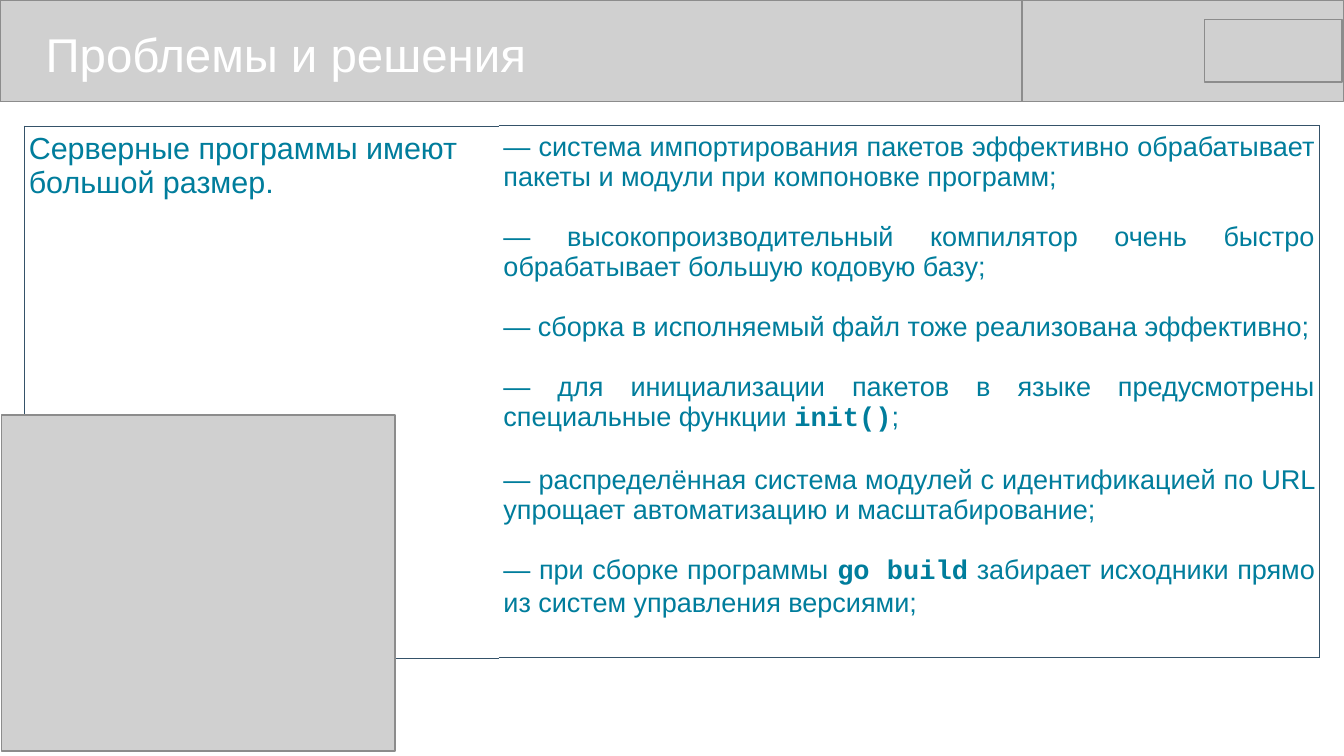
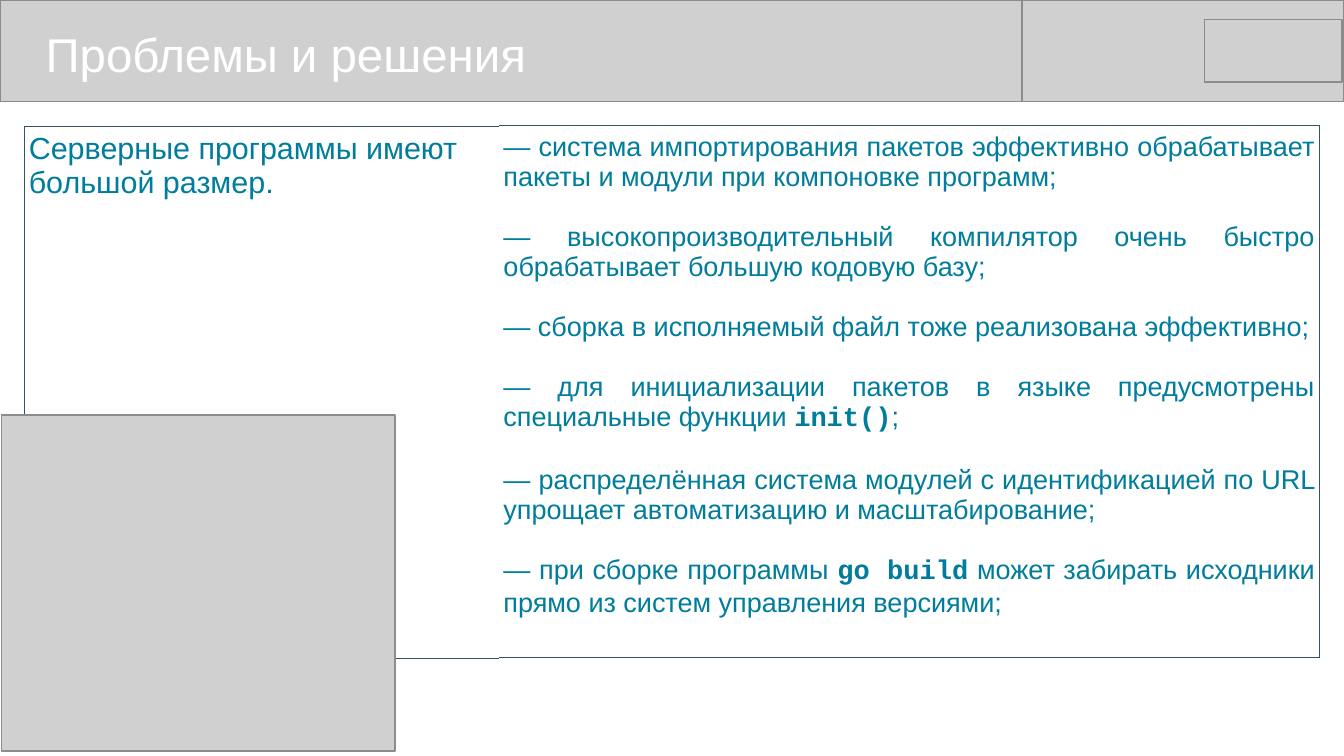
Before and after one commit to mike-shock/Go_language, a slide deck: slide 12 of view/Go_View.odp. Drawn at 1344x756 pixels with LibreOffice and Linux fonts; fonts in the diff are those of the drawing; grey boxes stand for pictures. Boxes give left, top, right and bottom in pixels: in the first picture for what was removed or moved away, otherwise in the second. Text is boxed around its words. In the diff, an @@ line names an element or a change of style, - is before the commit and + after.

```diff
--- a/view/Go_View.odp
+++ b/view/Go_View.odp
@@ table at <box>24,126,1321,622</box> @@
-row 1, column 2: — система импортирования пакетов эффективно обрабатывает пакеты и модули при компоновке программ; / — высокопроизводительный компилятор очень быстро обрабатывает большую кодовую базу; / — сборка в исполняемый файл тоже реализована эффективно; / — для инициализации пакетов в языке предусмотрены специальные функции init(); / — распределённая система модулей с идентификацией по URL упрощает автоматизацию и масштабирование; / — при сборке программы go build забирает исходники прямо из систем управления версиями;
+row 1, column 2: — система импортирования пакетов эффективно обрабатывает пакеты и модули при компоновке программ; / — высокопроизводительный компилятор очень быстро обрабатывает большую кодовую базу; / — сборка в исполняемый файл тоже реализована эффективно; / — для инициализации пакетов в языке предусмотрены специальные функции init(); / — распределённая система модулей с идентификацией по URL упрощает автоматизацию и масштабирование; / — при сборке программы go build может забирать исходники прямо из систем управления версиями;
```
Also in this commit, not shown: 8 other slides changed, 1 other file.
